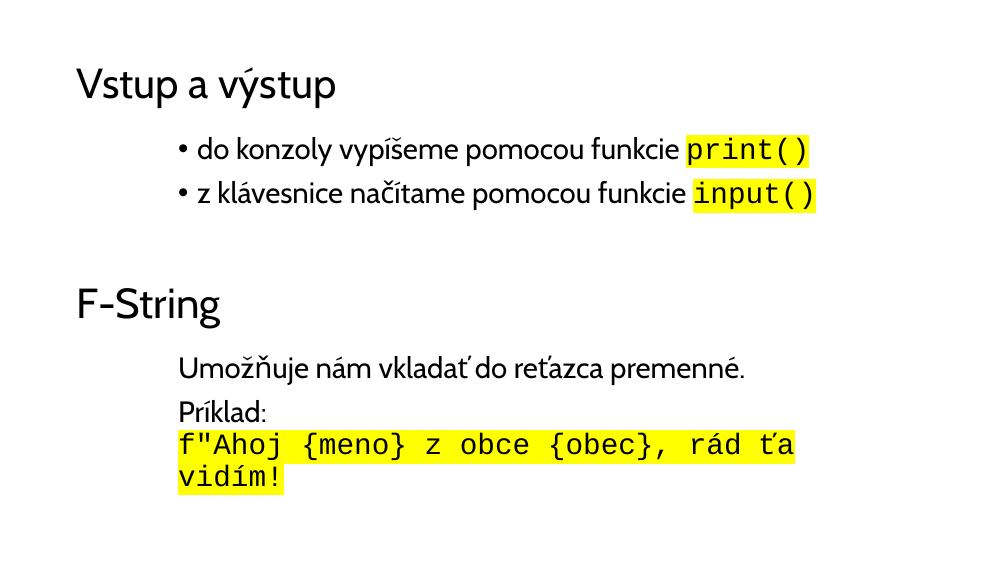
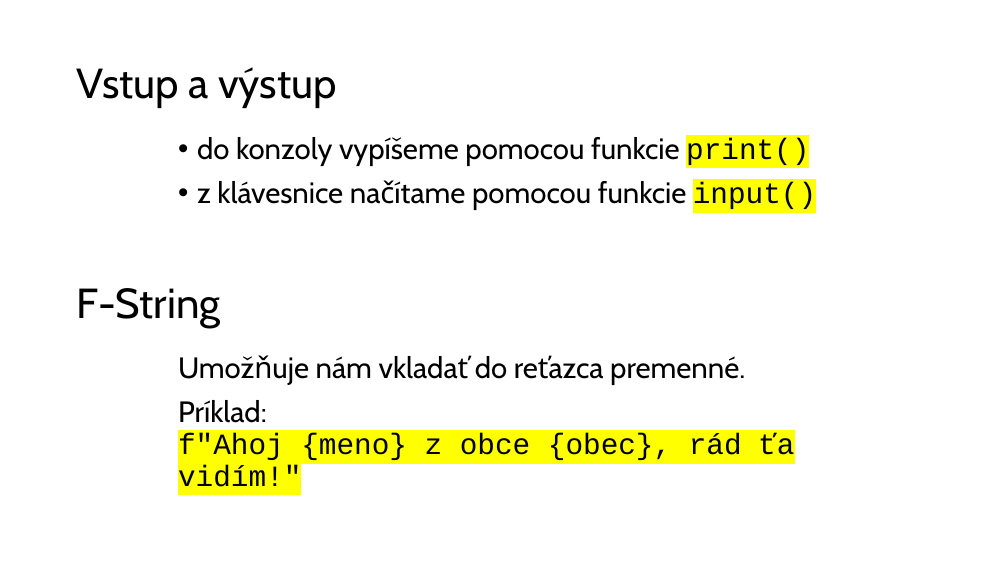
Before and after one commit to wagjo/oop, a slide deck: slide 11 of prezentacie/p01w.pptx. Drawn at 1008x567 pixels with LibreOffice and Linux fonts; fonts in the diff are those of the drawing. Boxes give left, top, right and bottom in pixels: in the first picture for what was removed or moved away, otherwise in the second. Text is boxed around its words. In the diff, an @@ line names an element or a change of style, - is before the commit and + after.

Commit message:
slides fix

```diff
--- a/prezentacie/p01w.pptx
+++ b/prezentacie/p01w.pptx
@@ text at (178, 400, 794, 487): text changed @@
-Príklad:
-f"Ahoj {meno} z obce {obec}, rád ťa vidím!
+Príklad:
+f"Ahoj {meno} z obce {obec}, rád ťa vidím!"
```
Also in this commit, not shown: 1 other slide changed, 1 other file.
